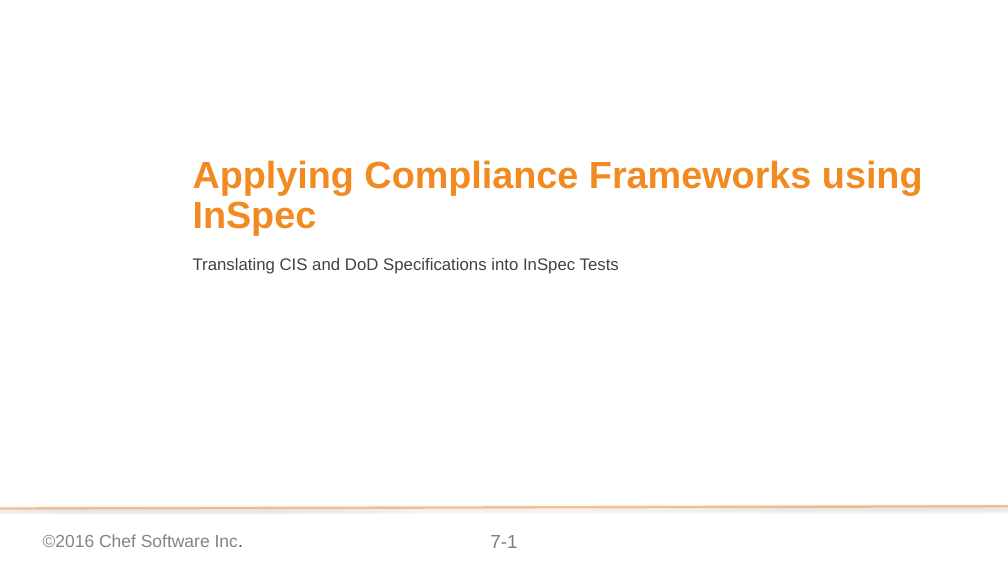
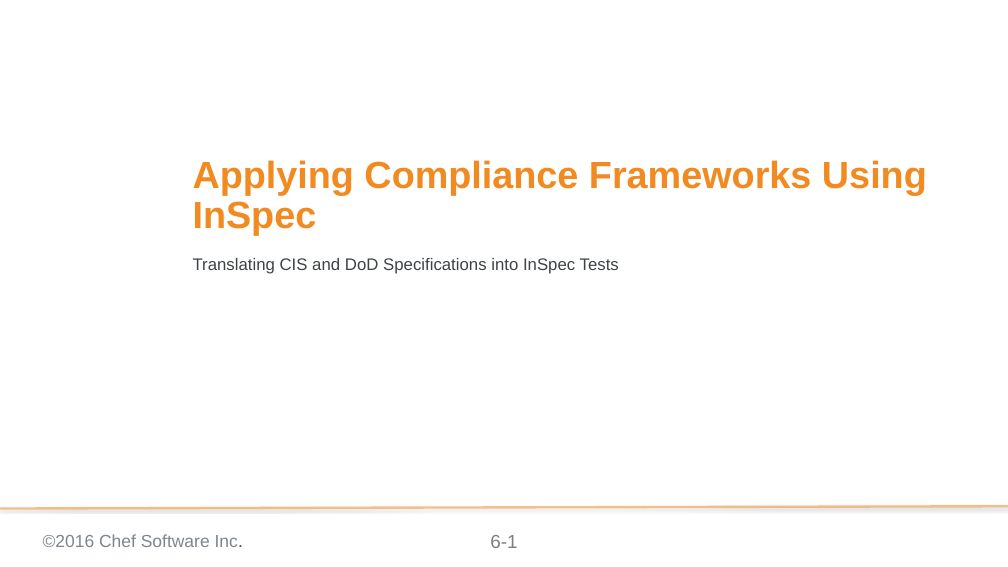
Before and after one commit to bchamby/chef-compliance-installation-configuration-operation, a slide deck: slide 1 of 06-compliance-frameworks-inspec.pptx. Drawn at 1008x567 pixels with LibreOffice and Linux fonts; fonts in the diff are those of the drawing; background and template pictures are left out. Boxes give left, top, right and bottom in pixels: in the first picture for what was removed or moved away, otherwise in the second. Text is boxed around its words. In the diff, an @@ line names an element or a change of style, - is before the commit and + after.

```diff
--- a/06-compliance-frameworks-inspec.pptx
+++ b/06-compliance-frameworks-inspec.pptx
@@ title at (x1=193, y1=160, x2=927, y2=236): text changed @@
-Applying Compliance Frameworks using InSpec
+Applying Compliance Frameworks Using InSpec
@@ page number at (x1=490, y1=535, x2=517, y2=548): text changed @@
-7-1
+6-1
```
Also in this commit, not shown: 3 other slides changed, 2 other files.
